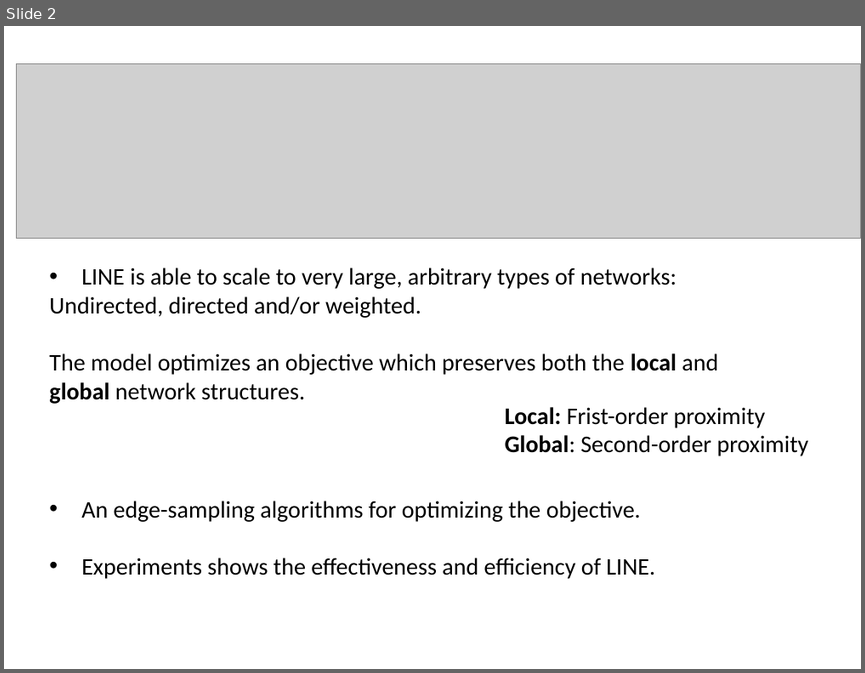
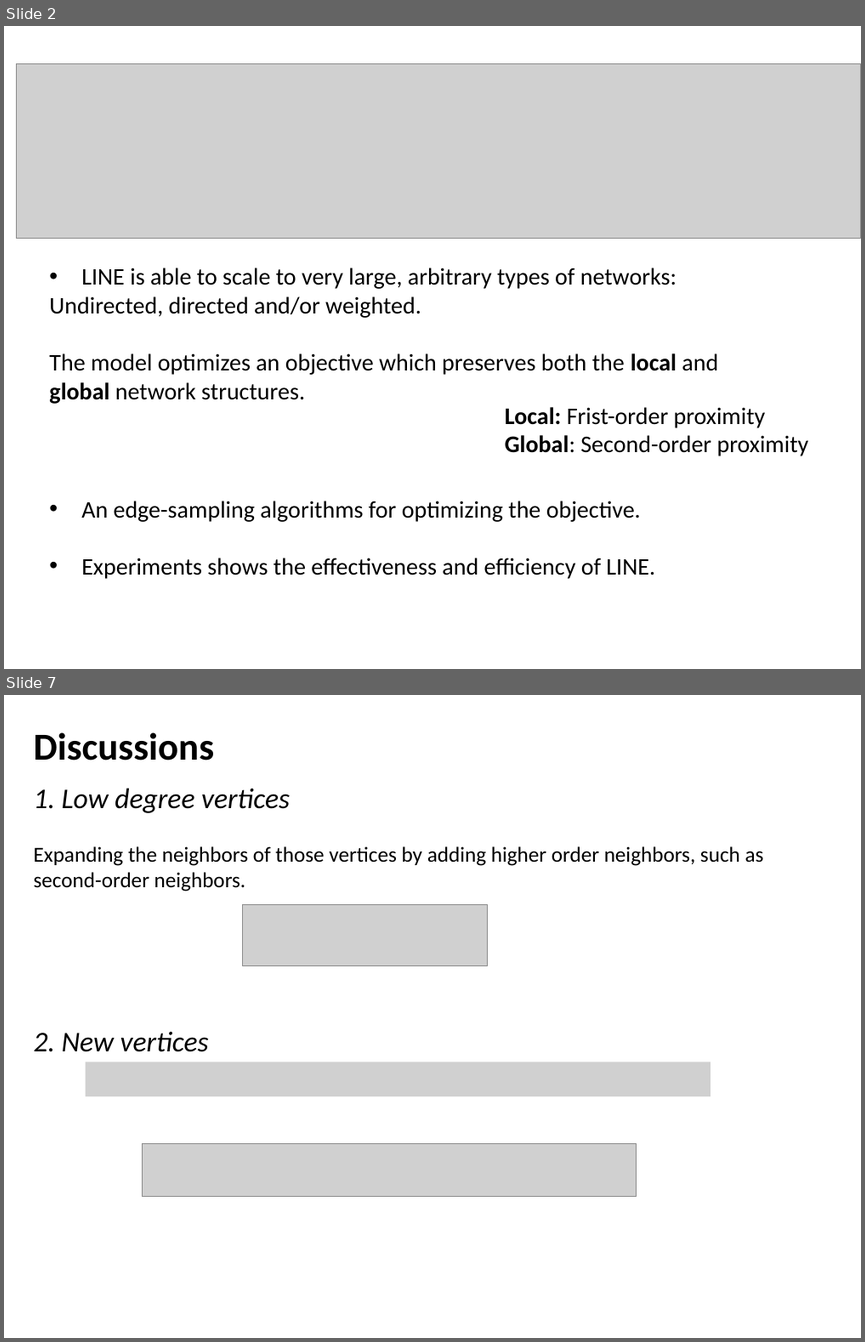
Before and after one commit to Tigerrr07/GNN-tiger, a slide deck: 3_LINE/LINE.pptx. Shown one above the other, each under a label of ours: slide 2 before the commit, slides 2 and 7 after it; the slides between them are not shown. The pictures are 865x673 and 865x1342 pixels, drawn with LibreOffice and Linux fonts; fonts in the diff are those of the drawing; grey boxes stand for pictures. Boxes give left, top, right and bottom in pixels: in the first picture for what was removed or moved away, otherwise in the second. Text is boxed around its words. In the diff, an @@ line names an element or a change of style, - is before the commit and + after.

```diff
--- a/3_LINE/LINE.pptx
+++ b/3_LINE/LINE.pptx
@@ slide 7 added at (4,695,861,1338), background #FFFFFF @@
@@ text added at (34,732,215,760), 32 pt, text #000000, bold @@
+Discussions
@@ text added at (34,788,290,813), 24 pt, text #000000, italic @@
+1. Low degree vertices
@@ text added at (34,846,764,891), 18 pt, text #000000 @@
+Expanding the neighbors of those vertices by adding higher order neighbors, such as second-order neighbors.
@@ picture added at (242,905,487,967) @@
@@ text added at (34,1032,209,1052), 24 pt, text #000000, italic @@
+2. New vertices
@@ picture added at (86,1061,710,1096) @@
@@ picture added at (142,1143,636,1197) @@
```
Also in this commit, not shown: 2 slides changed, 4 other slides added, 3 other files.
